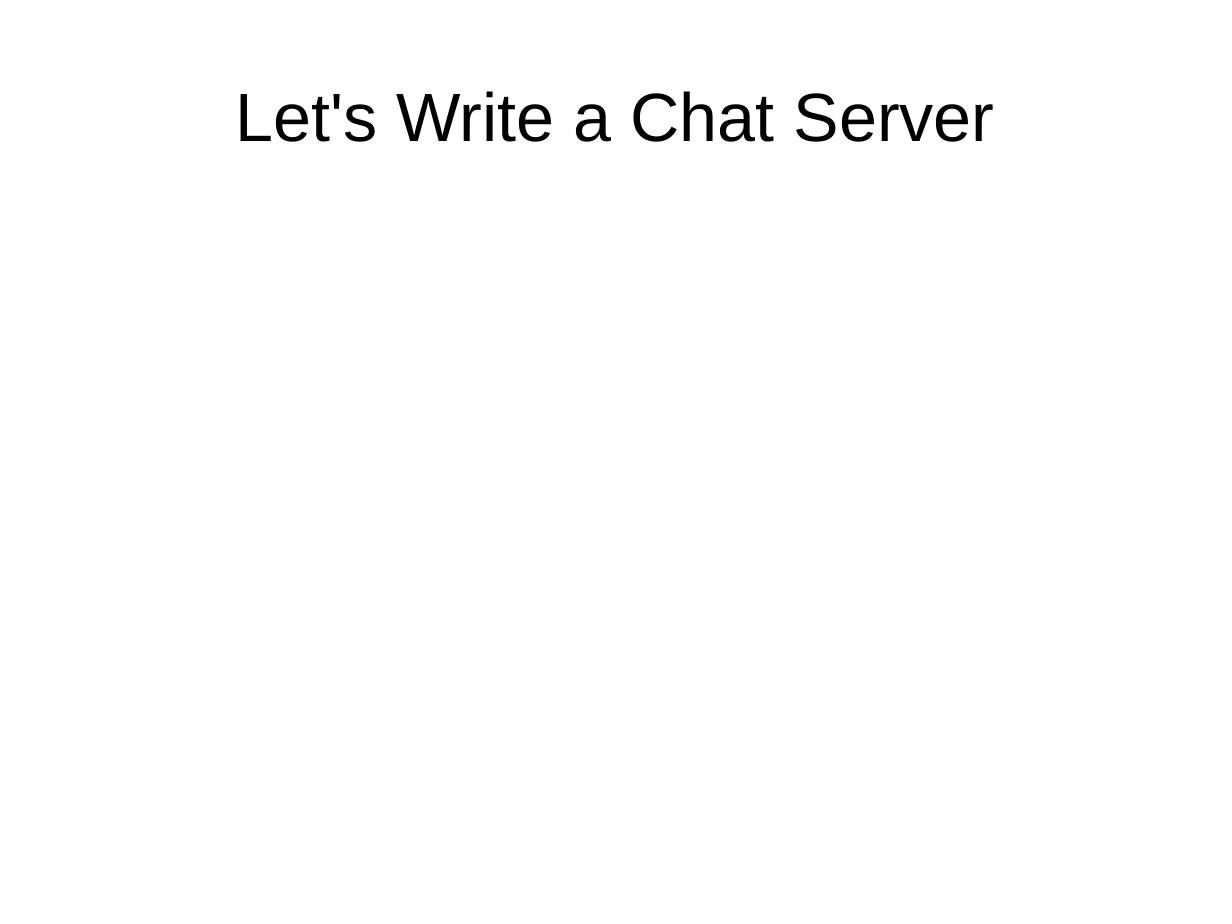
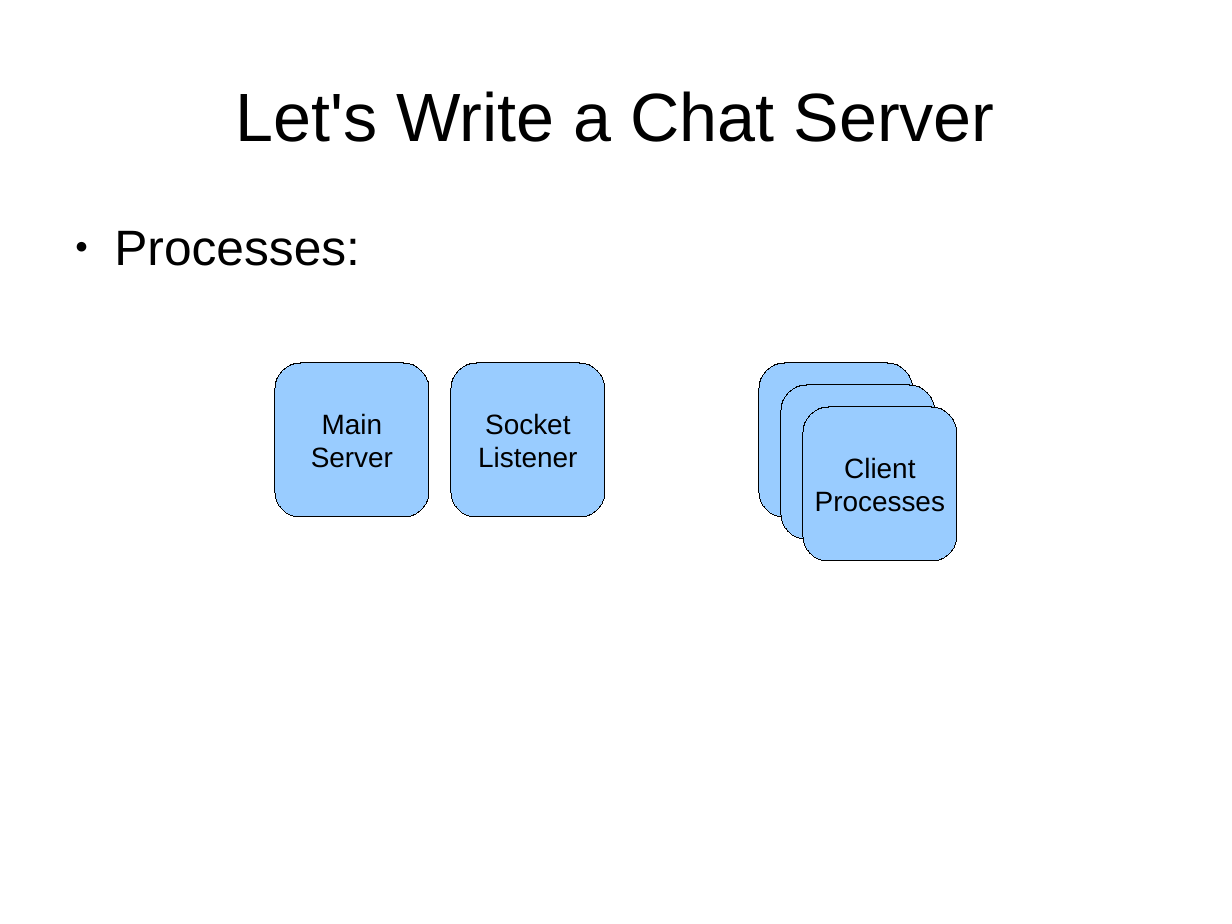
Before and after one commit to bernardd/OTPworkshop, a slide deck: slide 3 of Slides.odp (slide 9 before the commit). Drawn at 1232x924 pixels with LibreOffice and Linux fonts; fonts in the diff are those of the drawing. Boxes give left, top, right and bottom in pixels: in the first picture for what was removed or moved away, otherwise in the second. Text is boxed around its words. In the diff, an @@ line names an element or a change of style, - is before the commit and + after.

Commit message:
Update slides

```diff
--- a/Slides.odp
+++ b/Slides.odp
@@ text added at (x1=114, y1=230, x2=360, y2=266), 32 pt, text #000000 @@
+● Processes:
@@ group added at (x1=275, y1=363, x2=958, y2=561): 5 rounded rectangles @@
+Main
+Server
+Socket
+Listener
+Client
+Processes
```
Also in this commit, not shown: 1 other slide changed, 4 slides added, 3 slides removed.
